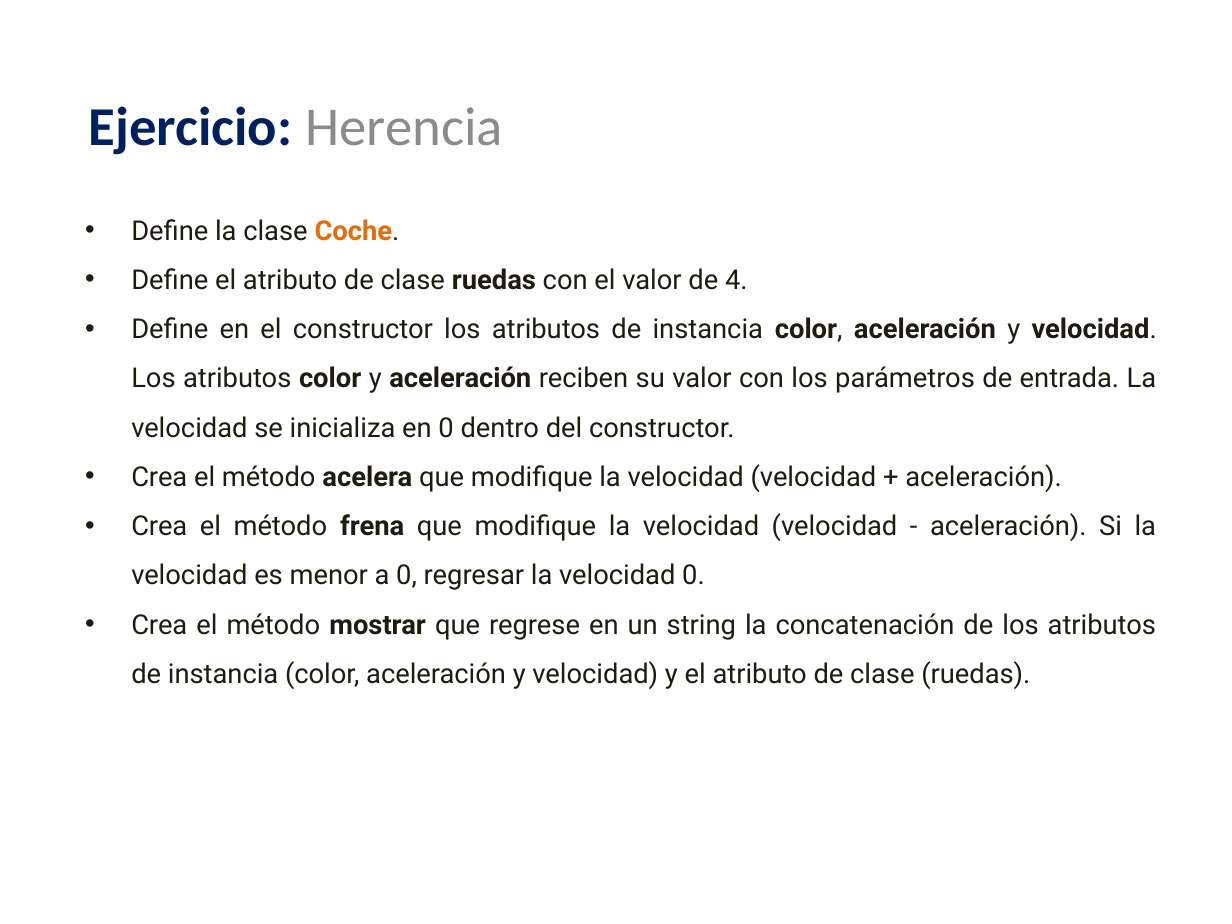
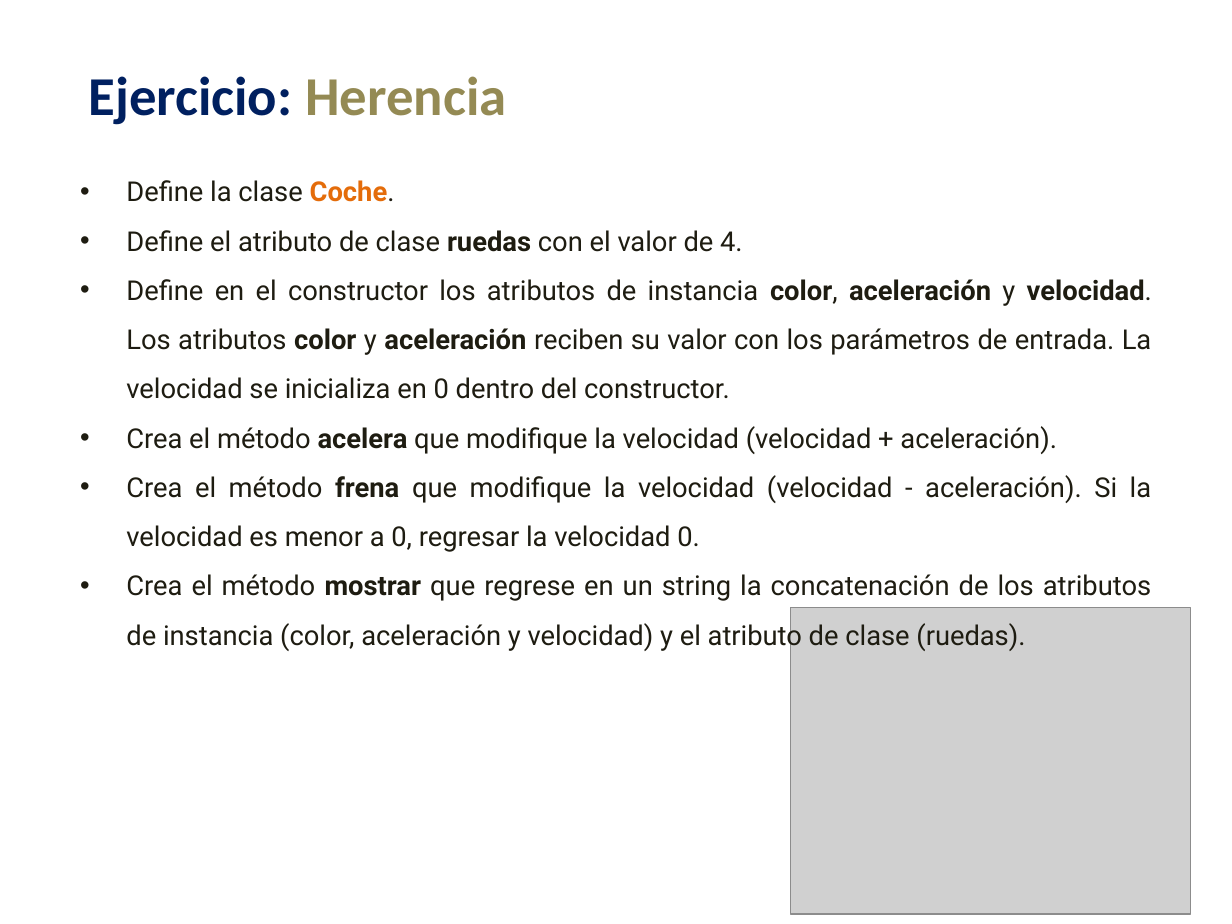
Before and after one commit to lizetheP/Analitica, a slide deck: slide 11 of Calendario2023/presentaciones/16_POO_Herencia.pptx. Drawn at 1232x924 pixels with LibreOffice and Linux fonts; fonts in the diff are those of the drawing; grey boxes stand for pictures. Boxes give left, top, right and bottom in pixels: in the first picture for what was removed or moved away, otherwise in the second. Text is boxed around its words. In the diff, an @@ line names an element or a change of style, - is before the commit and + after.

```diff
--- a/Calendario2023/presentaciones/16_POO_Herencia.pptx
+++ b/Calendario2023/presentaciones/16_POO_Herencia.pptx
@@ subtitle "Ejercicio: Herencia": place and size @@
-subtitle "Ejercicio: Herencia" at bbox=[88, 106, 503, 155]
+subtitle "Ejercicio: Herencia" at bbox=[88, 76, 506, 125]
@@ subtitle "Ejercicio: Herencia" at bbox=[88, 76, 506, 125]: text colour #8C8C8C to #948A54, bold on in "Herencia"; alignment centre to left @@
@@ text "Define la clase Coche.": place and size @@
-text "Define la clase Coche." at bbox=[131, 219, 1157, 689]
+text "Define la clase Coche." at bbox=[126, 180, 1152, 651]
@@ picture added at bbox=[791, 607, 1190, 914] @@
```
Also in this commit, not shown: 11 other slides changed, 3 other files.
